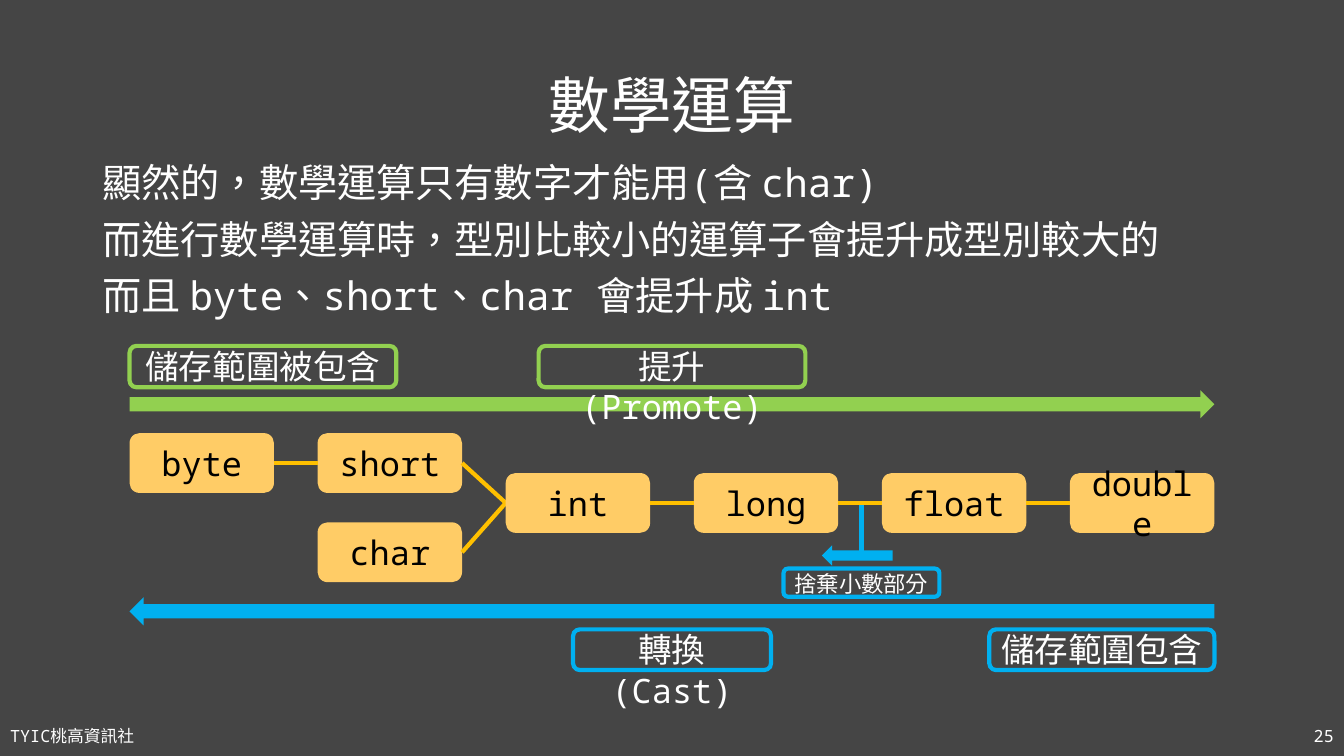
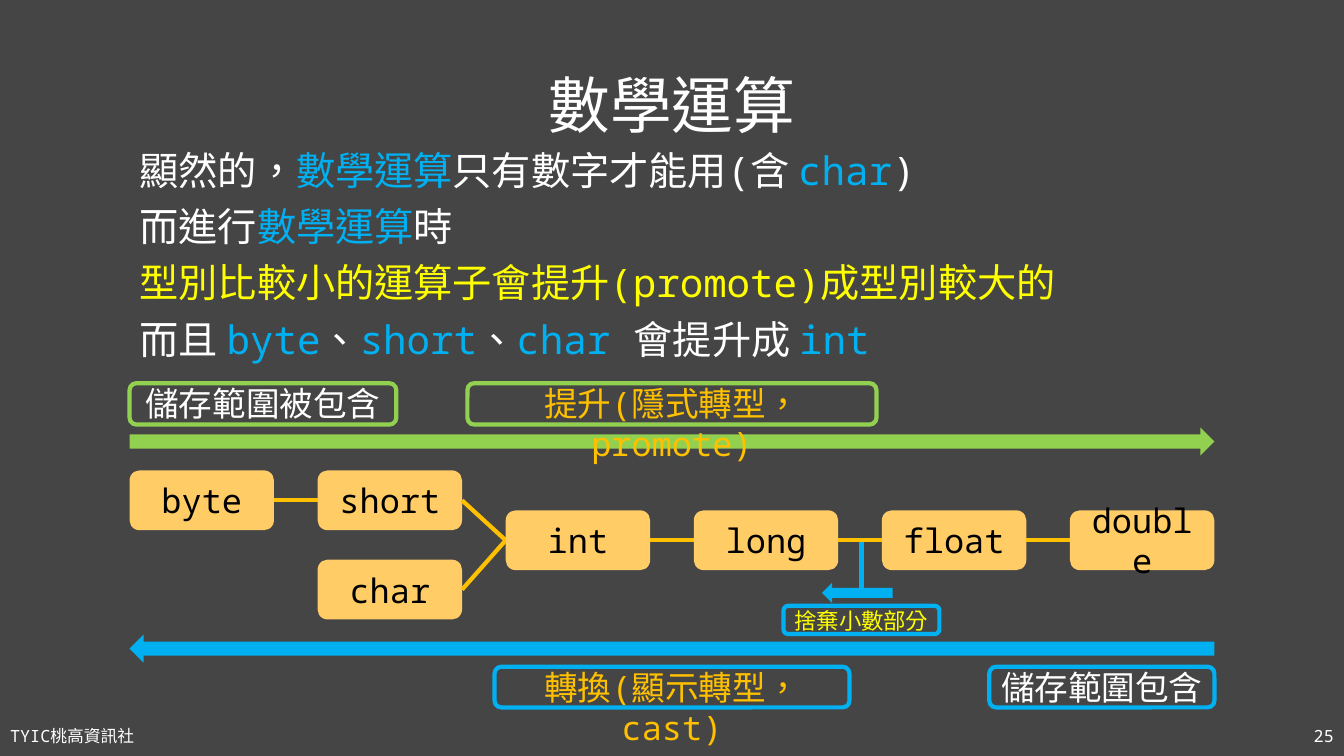
Before and after one commit to TYSHIC/slides, a slide deck: slide 25 of powerpoint/04_初探Java.pptx. Drawn at 1344x756 pixels with LibreOffice and Linux fonts; fonts in the diff are those of the drawing. Boxes give left, top, right and bottom in pixels: in the first picture for what was removed or moved away, otherwise in the second. Text is boxed around its words. In the diff, an @@ line names an element or a change of style, - is before the commit and + after.

```diff
--- a/powerpoint/04_初探Java.pptx
+++ b/powerpoint/04_初探Java.pptx
@@ text "顯然的，數學運算只有數字才能用(含 char)": place and size @@
-text "顯然的，數學運算只有數字才能用(含 char)" at [102,164,1159,320]
+text "顯然的，數學運算只有數字才能用(含 char)" at [140,152,1056,364]
@@ text at [140,152,915,364]: text colour #FFFFFF to #00B0F0 in "顯然的，數學運算只有數字才能用(含 char)", "byte、short、char int" @@
@@ text at [140,208,1056,307]: text changed; text colour #FFFFFF to #FFFF00 @@
-而進行數學運算時，型別比較小的運算子會提升成型別較大的
+而進行數學運算時
+型別比較小的運算子會提升(promote)成型別較大的
@@ rounded rectangle: place and size @@
-rounded rectangle at [538,346,806,387]
+rounded rectangle at [468,383,877,424]
@@ text at [544,382,799,464]: text changed; text colour #FFFFFF to #FFC000 @@
-提升(Promote)
+提升(隱式轉型，promote)
@@ rounded rectangle "char": place and size @@
-rounded rectangle "char" at [318,522,462,582]
+rounded rectangle "char" at [318,560,462,619]
@@ 9 rounded rectangles, 7 lines, 3 texts, 2 right arrows: place and size @@
-9 rounded rectangles, 7 lines, 3 texts, 2 right arrows at [130,344,1215,672]
+9 rounded rectangles, 7 lines, 3 texts, 2 right arrows at [130,382,1215,709]
@@ right arrow: place and size @@
-right arrow at [822,545,892,566]
+right arrow at [822,583,892,603]
@@ text "捨棄小數部分" at [794,607,928,635]: text colour #FFFFFF to #FFFF00 @@
@@ rounded rectangle: place and size @@
-rounded rectangle at [574,629,771,669]
+rounded rectangle at [495,666,850,707]
@@ text at [544,665,799,746]: text changed; text colour #FFFFFF to #FFC000 @@
-轉換(Cast)
+轉換(顯示轉型，cast)
```
Also in this commit, not shown: 31 other slides changed, 18 other files.
